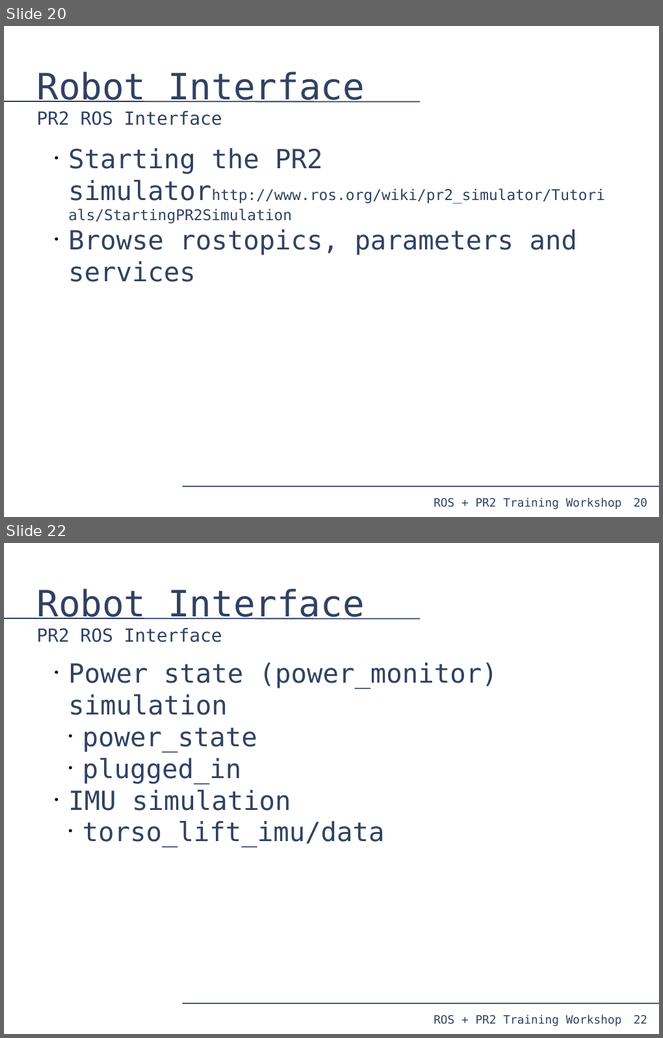
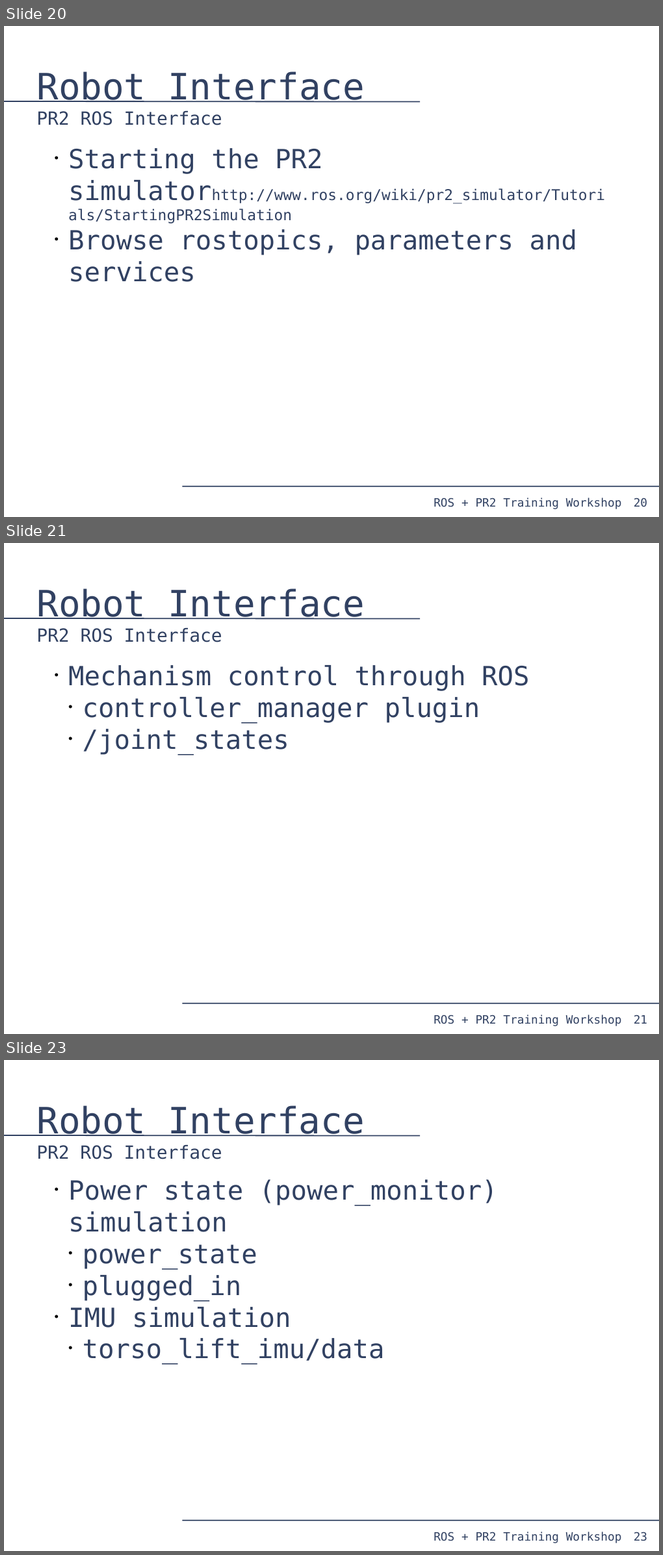
Before and after one commit to PR2/pr2_docs, a slide deck: pr2_training_workshop/simulation/simulation_training_workshop.odp. Shown one above the other, each under a label of ours: slides 20 and 22 before the commit, slides 20, 21 and 23 after it; the slides between them are not shown. The pictures are 663x1038 and 663x1555 pixels, drawn with LibreOffice and Linux fonts; fonts in the diff are those of the drawing. Boxes give left, top, right and bottom in pixels: in the first picture for what was removed or moved away, otherwise in the second. Text is boxed around its words. In the diff, an @@ line names an element or a change of style, - is before the commit and + after.

```diff
--- a/pr2_training_workshop/simulation/simulation_training_workshop.odp
+++ b/pr2_training_workshop/simulation/simulation_training_workshop.odp
@@ slide 21 added at [4, 543, 659, 1034], background #FFFFFF; not listed: 4 template elements that a slide beside it also shows @@
@@ title added at [36, 589, 365, 642], 22 pt, text #314162 @@
+Robot Interface
+PR2 ROS Interface
@@ text added at [68, 665, 529, 754], 32 pt, text #314162 @@
+• Mechanism control through ROS
+  • controller_manager plugin
+  • /joint_states
@@ what was slide 22 is now slide 23 @@
@@ page number at [634, 1533, 648, 1542]: text changed @@
-22
+23
```
Also in this commit, not shown: 2 slides changed.
